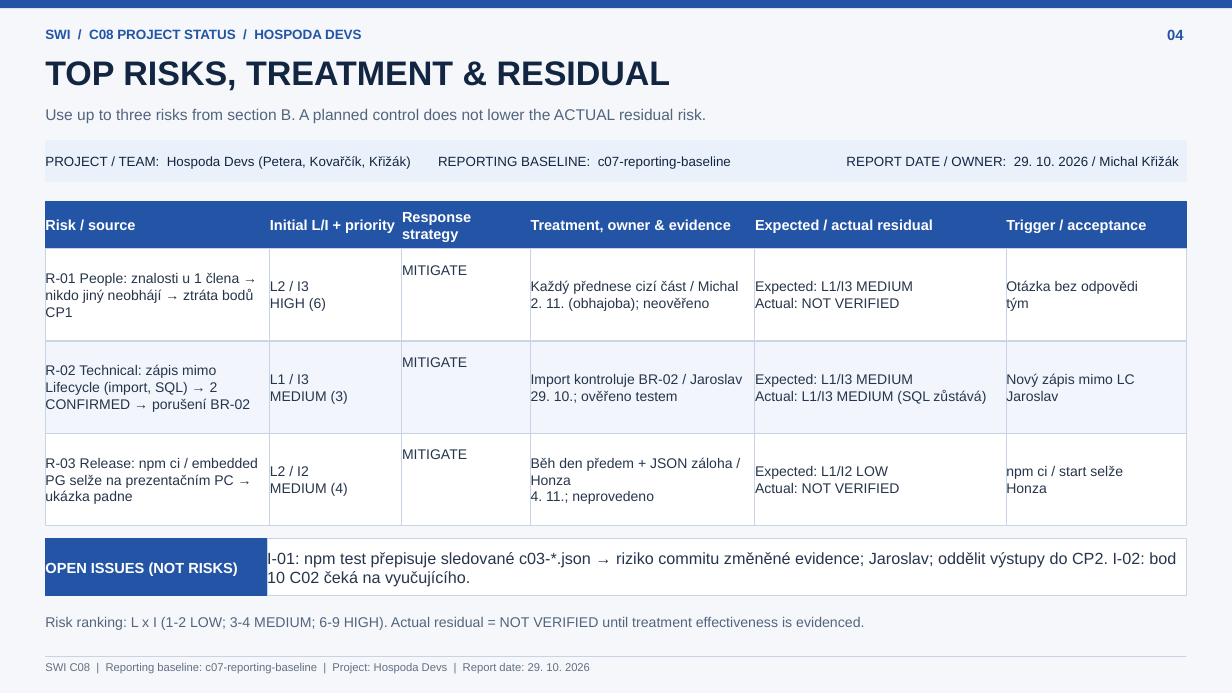
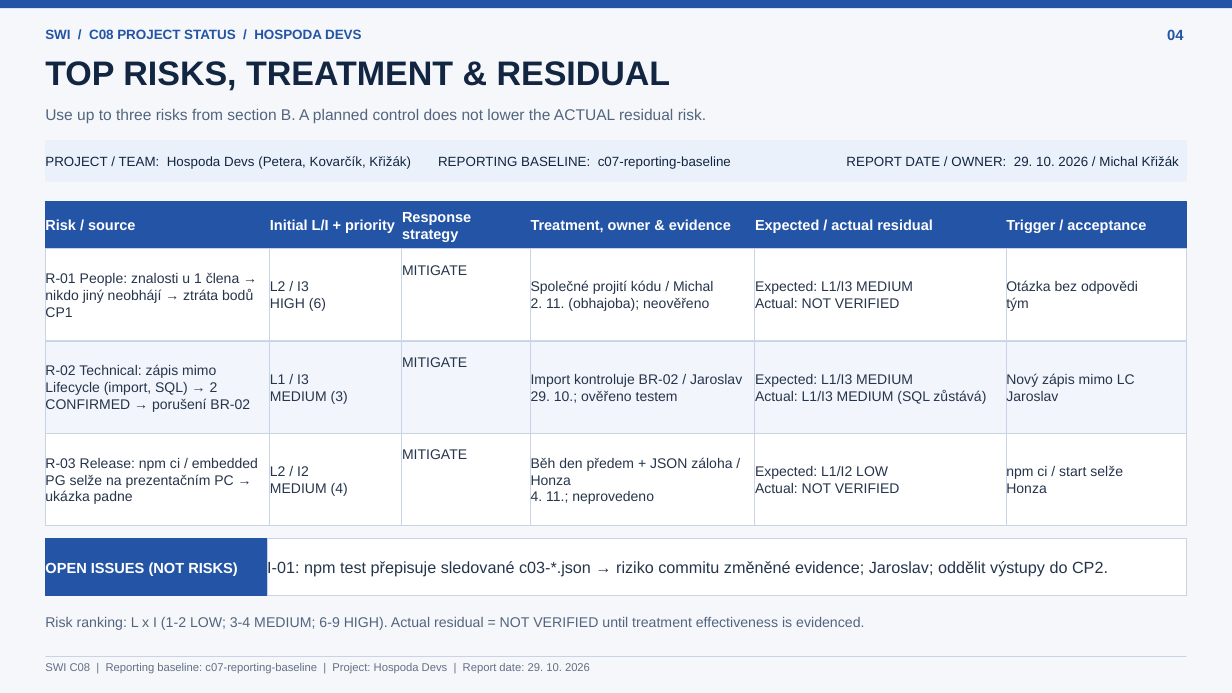
Before and after one commit to jaroslavpetera/swi_project, a slide deck: slide 4 of docs/c08-project-status.pptx. Drawn at 1232x693 pixels with LibreOffice and Linux fonts; fonts in the diff are those of the drawing. Boxes give left, top, right and bottom in pixels: in the first picture for what was removed or moved away, otherwise in the second. Text is boxed around its words. In the diff, an @@ line names an element or a change of style, - is before the commit and + after.

Commit message:
Add updated project status presentation file

```diff
--- a/docs/c08-project-status.pptx
+++ b/docs/c08-project-status.pptx
@@ text in rectangle at <box>45,156,411,169</box>: text changed @@
-PROJECT / TEAM: Hospoda Devs (Petera, Kovařčík, Křižák)
+PROJECT / TEAM: Hospoda Devs (Petera, Kovarčík, Křižák)
@@ text in rectangle at <box>531,280,713,294</box>: text changed @@
-Každý přednese cizí část / Michal
+Společné projití kódu / Michal
@@ text in rectangle at <box>267,560,1108,577</box>: text changed @@
-I-01: npm test přepisuje sledované c03-*.json → riziko commitu změněné evidence; Jaroslav; oddělit výstupy do CP2. I-02: bod 10 C02 čeká na vyučujícího.
+I-01: npm test přepisuje sledované c03-*.json → riziko commitu změněné evidence; Jaroslav; oddělit výstupy do CP2.
```
Also in this commit, not shown: 5 other slides changed.
